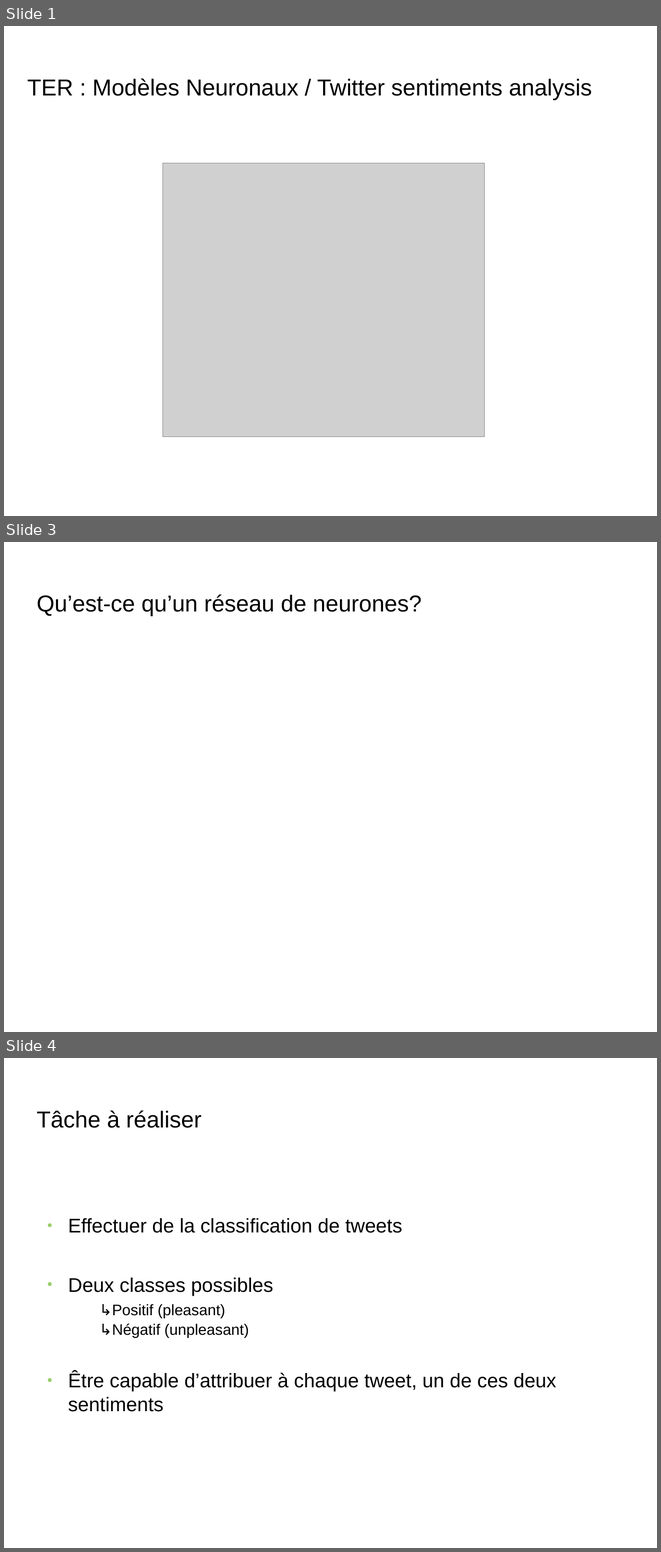
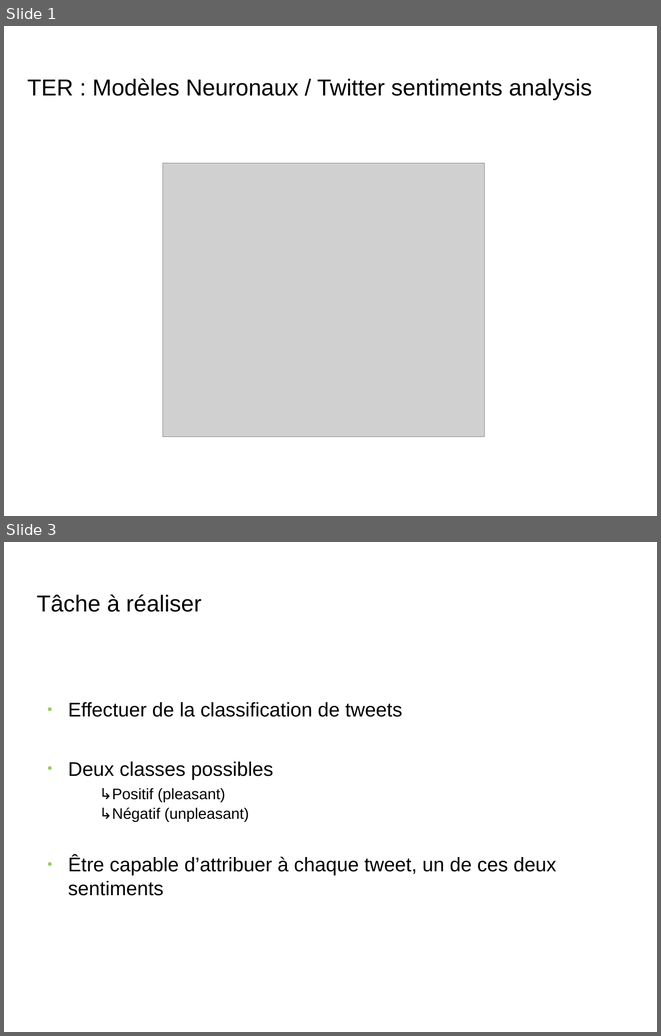
Before and after one commit to Ipsedo/TER_modele_neuronaux, a slide deck: presentation.odp. Shown one above the other, each under a label of ours: slides 1, 3 and 4 before the commit, slides 1 and 3 after it; the slides between them are not shown. The pictures are 661x1552 and 661x1036 pixels, drawn with LibreOffice and Linux fonts; fonts in the diff are those of the drawing; grey boxes stand for pictures; background and template pictures are left out. Boxes give left, top, right and bottom in pixels: in the first picture for what was removed or moved away, otherwise in the second. Text is boxed around its words. In the diff, an @@ line names an element or a change of style, - is before the commit and + after.

```diff
--- a/presentation.odp
+++ b/presentation.odp
@@ slide 3 removed at [4,542,657,1032], background picture (left out) @@
@@ title removed at [37,594,422,616] @@
-Qu’est-ce qu’un réseau de neurones?
@@ what was slide 4 is now slide 3 @@
```
Also in this commit, not shown: 1 slide changed, 1 slide added, 1 other slide removed.
